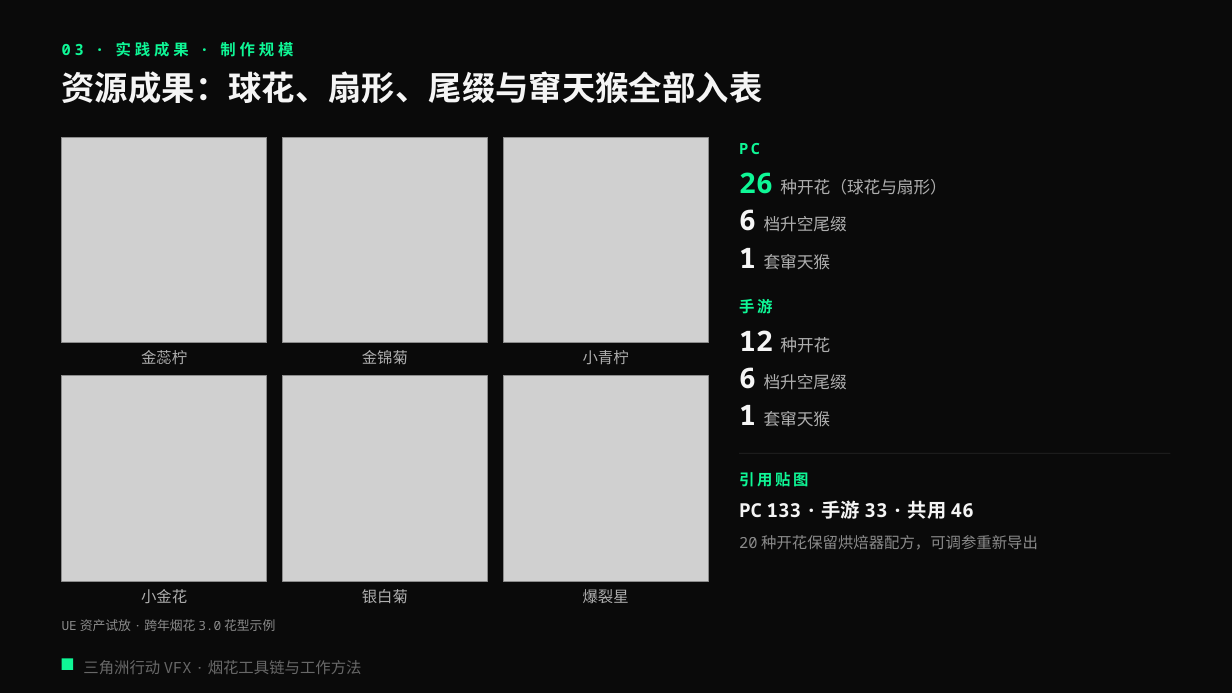
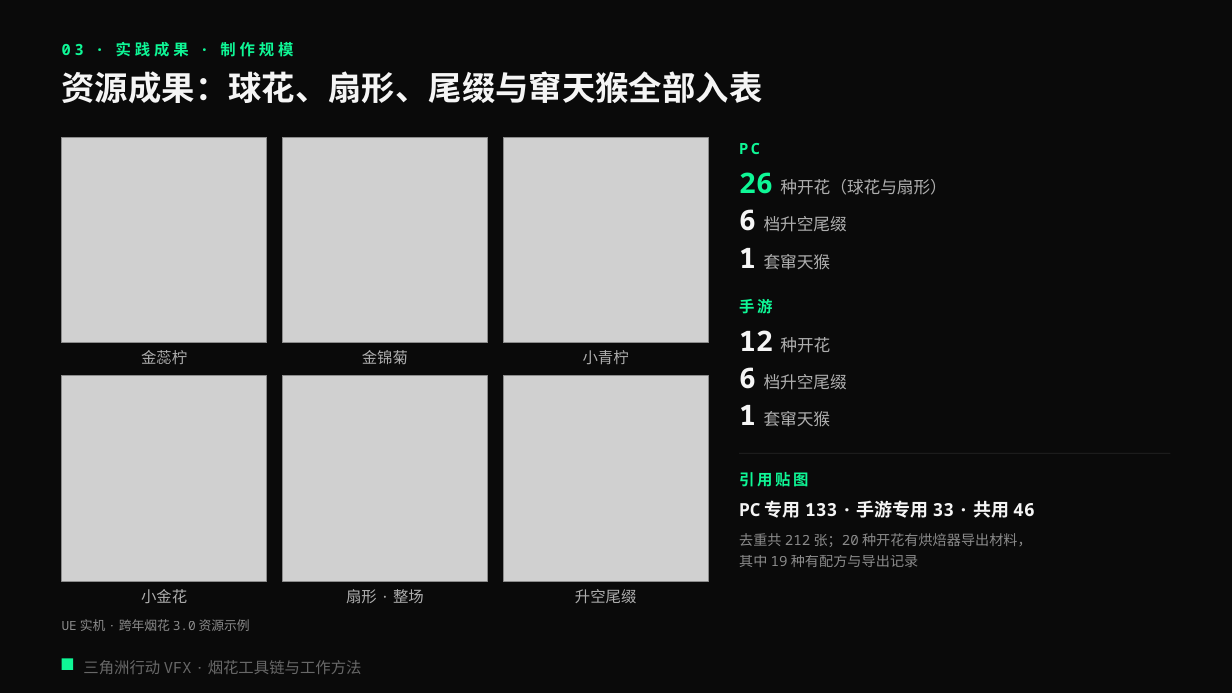
Before and after one commit to loccmaiii-lang/FireWorksLab, a slide deck: slide 11 of 协作/提示词/分享PPT交接_2026-10-29/第四版交付_云端/烟花秀AI全流程_第四版.pptx. Drawn at 1232x693 pixels with LibreOffice and Linux fonts; fonts in the diff are those of the drawing; grey boxes stand for pictures. Boxes give left, top, right and bottom in pixels: in the first picture for what was removed or moved away, otherwise in the second. Text is boxed around its words. In the diff, an @@ line names an element or a change of style, - is before the commit and + after.

```diff
--- a/协作/提示词/分享PPT交接_2026-10-29/第四版交付_云端/烟花秀AI全流程_第四版.pptx
+++ b/协作/提示词/分享PPT交接_2026-10-29/第四版交付_云端/烟花秀AI全流程_第四版.pptx
@@ text at [739, 500, 1035, 518]: text changed; size 15 to 14 pt @@
-PC 133 · 手游 33 · 共用 46
+PC 专用 133 · 手游专用 33 · 共用 46
@@ text at [739, 533, 1032, 567]: text changed; size 12 to 11 pt @@
-20 种开花保留烘焙器配方，可调参重新导出
+去重共 212 张；20 种开花有烘焙器导出材料，
+其中 19 种有配方与导出记录
@@ text at [346, 589, 424, 603]: text changed @@
-银白菊
+扇形 · 整场
@@ text at [575, 589, 637, 603]: text changed @@
-爆裂星
+升空尾缀
@@ text at [62, 619, 250, 631]: text changed @@
-UE 资产试放 · 跨年烟花 3.0 花型示例
+UE 实机 · 跨年烟花 3.0 资源示例
```
Also in this commit, not shown: 10 other slides changed, 9 other files.
